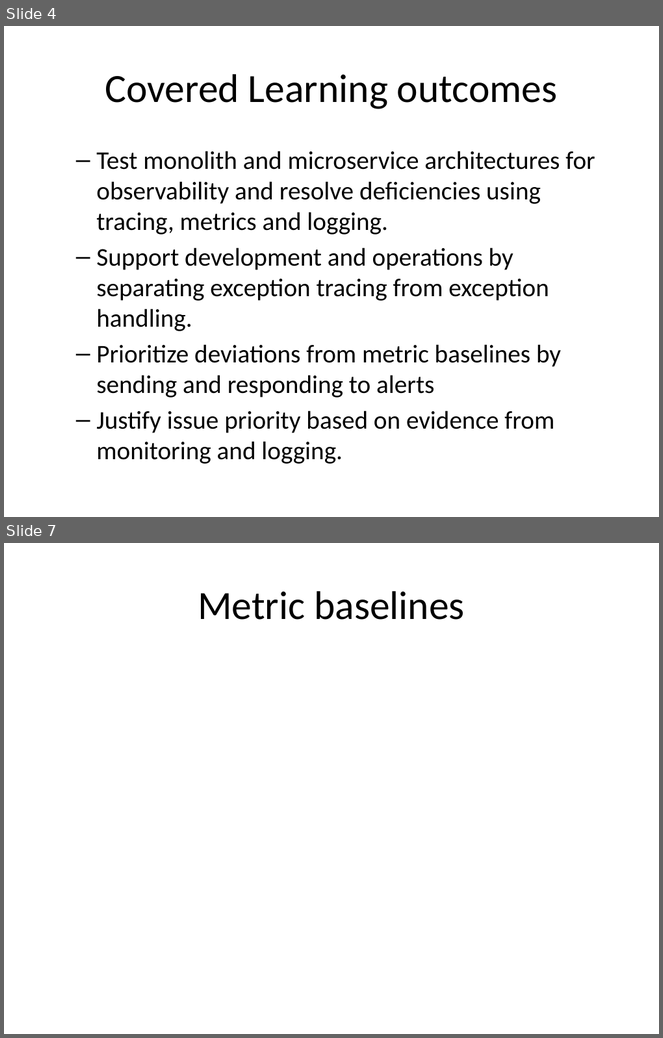
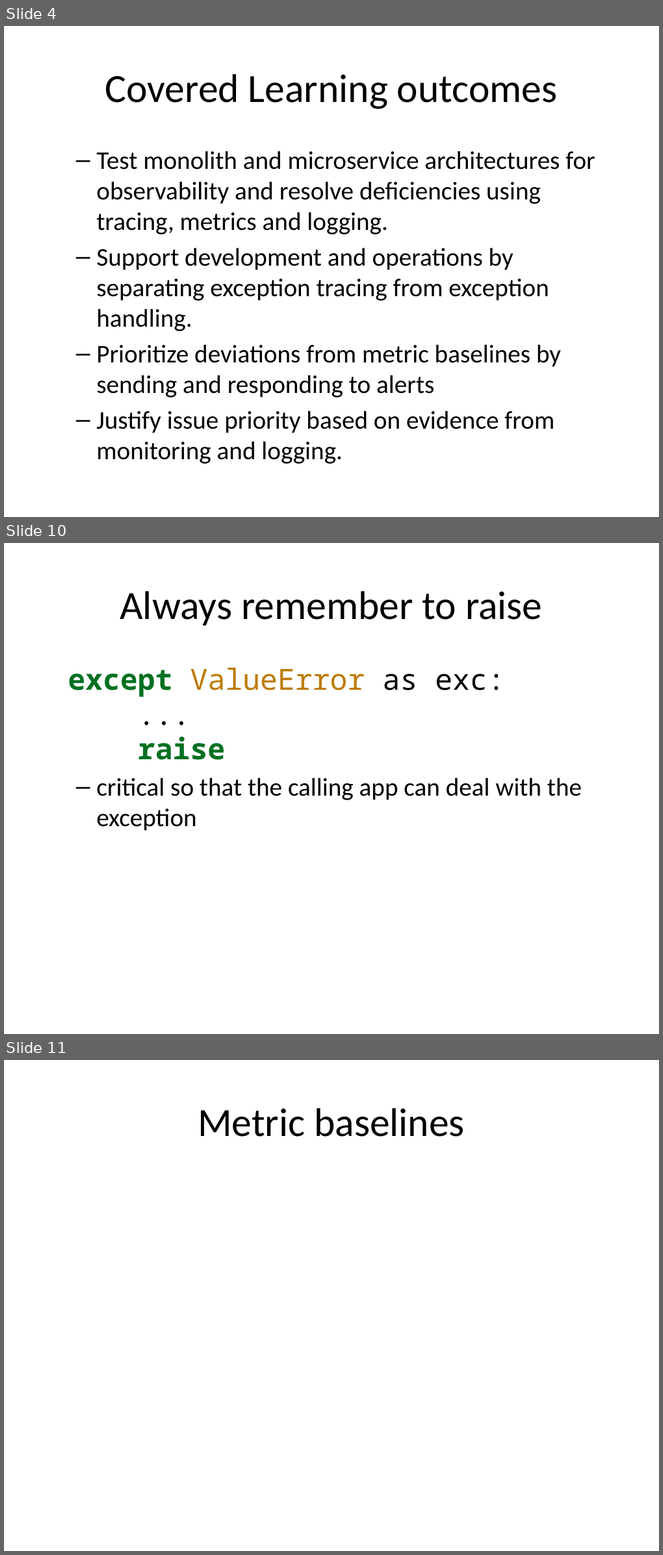
Before and after one commit to rhildred/INFO8985, a slide deck: monolith_analysis/slides.pptx. Shown one above the other, each under a label of ours: slides 4 and 7 before the commit, slides 4, 10 and 11 after it; the slides between them are not shown. The pictures are 663x1038 and 663x1555 pixels, drawn with LibreOffice and Linux fonts; fonts in the diff are those of the drawing. Boxes give left, top, right and bottom in pixels: in the first picture for what was removed or moved away, otherwise in the second. Text is boxed around its words. In the diff, an @@ line names an element or a change of style, - is before the commit and + after.

```diff
--- a/monolith_analysis/slides.pptx
+++ b/monolith_analysis/slides.pptx
@@ slide 10 added at [4,543,659,1034], background #FFFFFF @@
@@ title added at [120,591,543,626], 44 pt, text #000000 @@
+Always remember to raise
@@ text added at [68,668,582,831], 28 pt, text #000000 @@
+except ValueError as exc:
+...
+raise
+  – critical so that the calling app can deal with the exception
@@ what was slide 7 is now slide 11 @@
```
Also in this commit, not shown: 3 slides changed, 4 other slides added, 1 slide removed, 16 other files.
